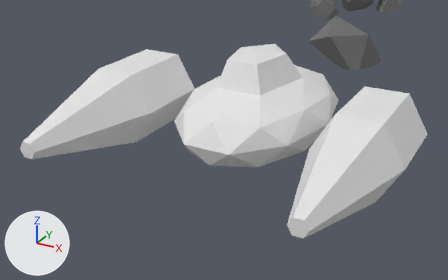
The Blender file public/models/assets.blend as it was, and as the next commit left it.
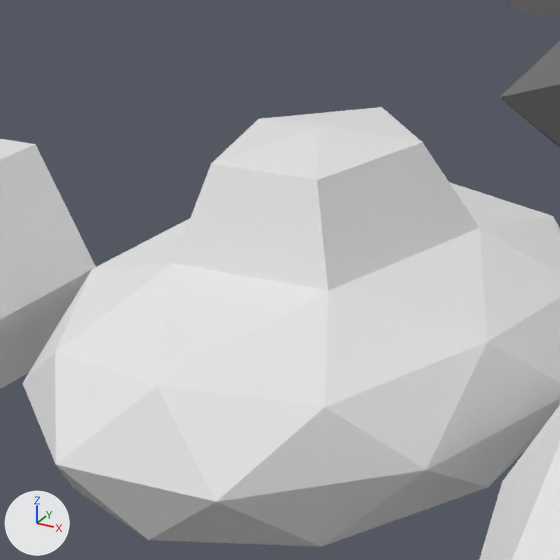
Each version appears first from a 50 mm camera at (-12.27, -16.15, 6.65) aimed at (-16.13, -9.13, 3.14), and next in a close-up on the part from 38% to 73% of the width and 5% to 61% of the height. Arrows for +X, +Y and +Z are at lower left; the lights stay in place.

Objects in the first close-up: 'Rock.007', 'Rock.009', 'Ship'.
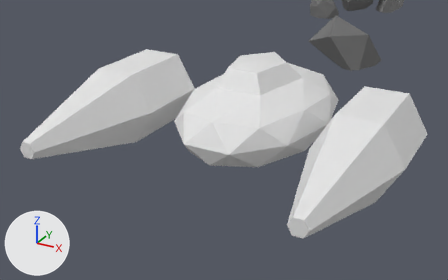
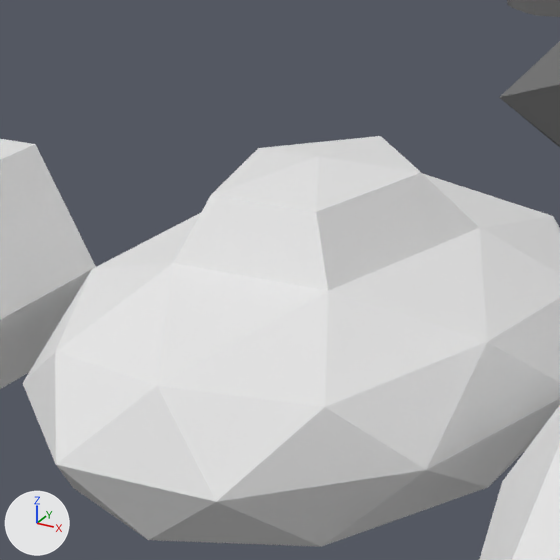
Boxes (x1, y1, x2, y2) around the edits, measured in the close-ups (560 x 560 px; the box of a moved part takes in the faces that stretch with it):
'Ship', reshaped
    before: (0, 107, 560, 560)
    after: (0, 136, 560, 560)
part 1 of me_ship, moved or reshaped
    before: (174, 107, 479, 291)
    after: (174, 136, 479, 291)

What changed in the scene script:
```text
Change me_ship:
    where me_ship.from_pydata(...)  # 90 vertices, 123 faces; spans x -1.14..0.44, y -1.32..1.34, z -0.51..1.02
    used by ob_ship; location = (-15.902, -8.095, 3.313); rotation_euler = (0.0, 0.0, 1.571), in degrees (0, 0, 90); scale = (2.78, 1.79, 1.0)
    before: 83 (0.06, 0.01, 0.96) at pixel (381, 107), 84 (-0.16, 0.01, 1.02) at pixel (319, 126), 85 (-0.09, -0.19, 0.96) at pixel (422, 142), 86 (-0.33, -0.11, 0.96) at pixel (316, 180), 87 (-0.33, 0.14, 0.96) at pixel (211, 163)
    before: 88 (-0.09, 0.21, 0.96) at pixel (258, 118)
    me_ship part 1
    add for i in [*range(83, 89)]: me_ship.vertices[i].co += Vector((0.0, 0.0, -0.12))
```
